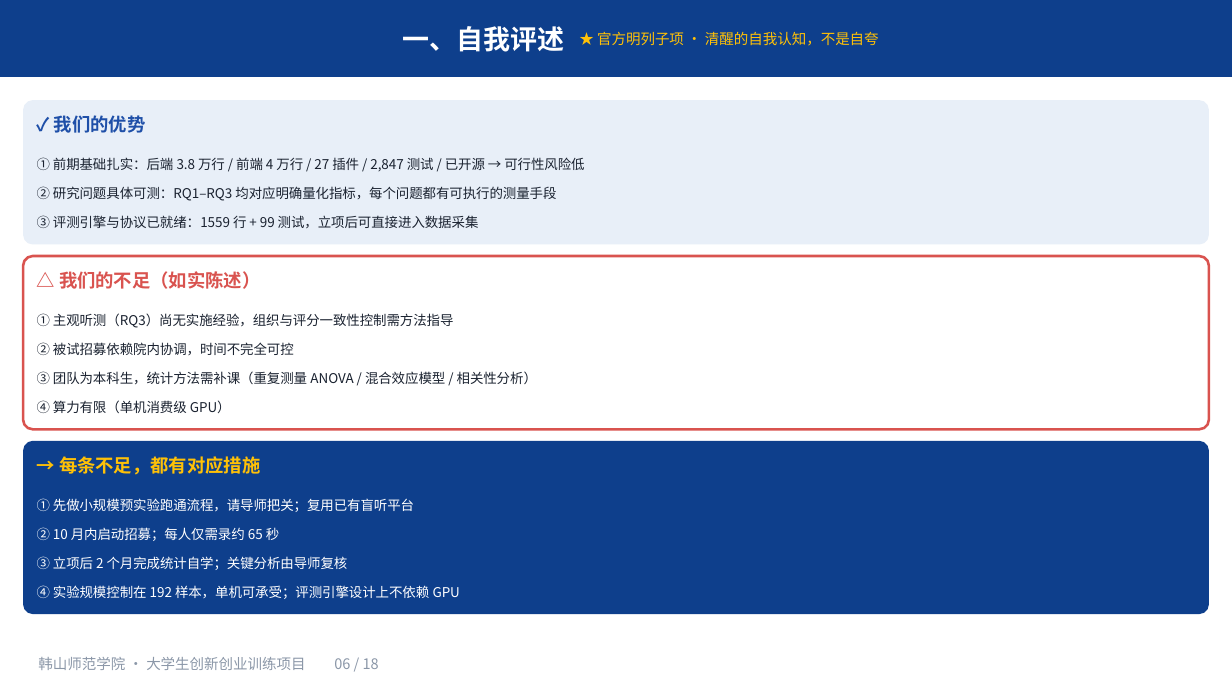
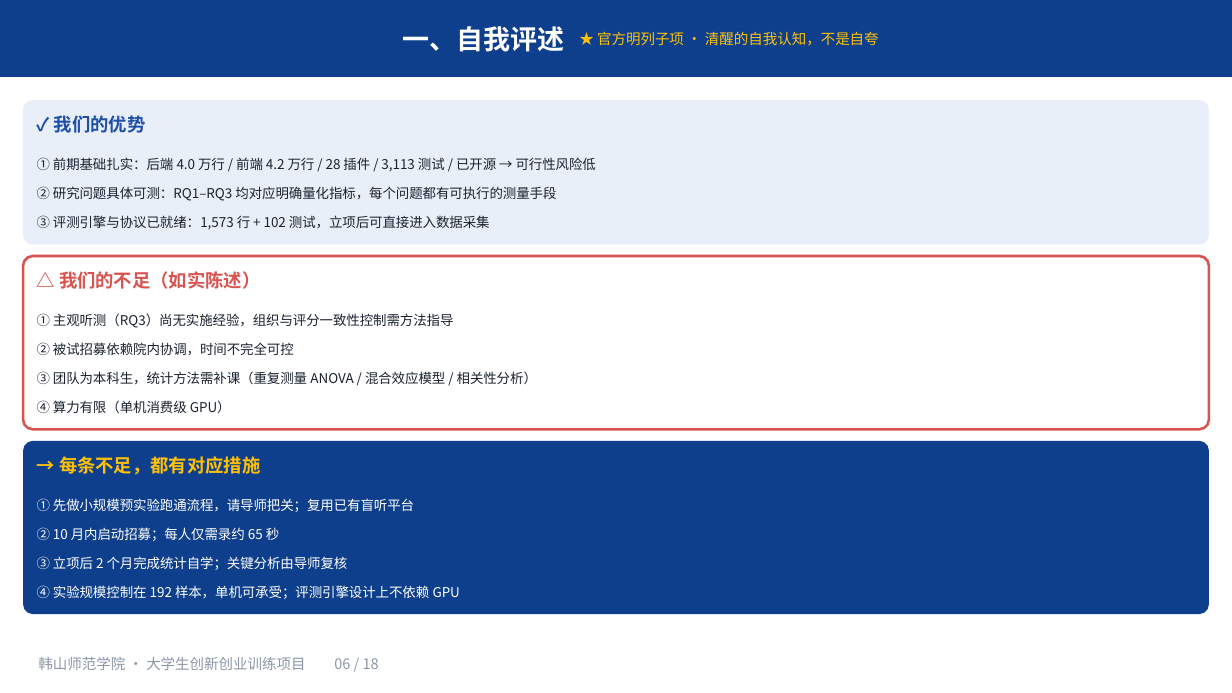
Before and after one commit to mouxu66/voice-morph, a slide deck: slide 6 of docs/大创申报-2026-10/大创申报PPT.pptx. Drawn at 1232x693 pixels with LibreOffice and Linux fonts; fonts in the diff are those of the drawing. Boxes give left, top, right and bottom in pixels: in the first picture for what was removed or moved away, otherwise in the second. Text is boxed around its words. In the diff, an @@ line names an element or a change of style, - is before the commit and + after.

Commit message:
docs(dachuang): 工程体量数字全量实测同步 —— 10/5 后 19 个提交致申报材料数字漂移
- 实测口径不变（m2_server 排 tests/ + web/src + pytest/vitest collect）：
  后端 37,872→39,627、前端 40,169→41,867、用例 2,847→3,113（2,652+461）、
  文件 149→163、插件 27→28、路由 36/219→39/226
- 模块级：评测引擎 1559+99→1,573+102、声音保存 1,187+404/112→1,215+404/115、
  盲听前端 350→746（听测页重写）、水印 458/27→552/31、录课 393/21→554+300/52
- "99 个新增用例"口径无出处 → 改为"用例数见上表"（指向 §4.1(2) 各模块实测数）
- 三份文件（md/docx/pptx）交叉一致性检查通过，旧数字零残留；
  运行时口径（p50 300ms/2,017 日志/91 句 RTF 0.53/16 样本）为历史实测，不变
- 新增 tools/dachuang_numbers_sync.py：数字同步 + 全部命中断言

```diff
--- a/docs/大创申报-2026-10/大创申报PPT.pptx
+++ b/docs/大创申报-2026-10/大创申报PPT.pptx
@@ text at box(37, 157, 596, 171): text changed @@
-① 前期基础扎实：后端 3.8 万行 / 前端 4 万行 / 27 插件 / 2,847 测试 / 已开源 → 可行性风险低
+① 前期基础扎实：后端 4.0 万行 / 前端 4.2 万行 / 28 插件 / 3,113 测试 / 已开源 → 可行性风险低
@@ text at box(37, 215, 490, 230): text changed @@
-③ 评测引擎与协议已就绪：1559 行 + 99 测试，立项后可直接进入数据采集
+③ 评测引擎与协议已就绪：1,573 行 + 102 测试，立项后可直接进入数据采集
```
Also in this commit, not shown: 2 other slides changed, 3 other files.
